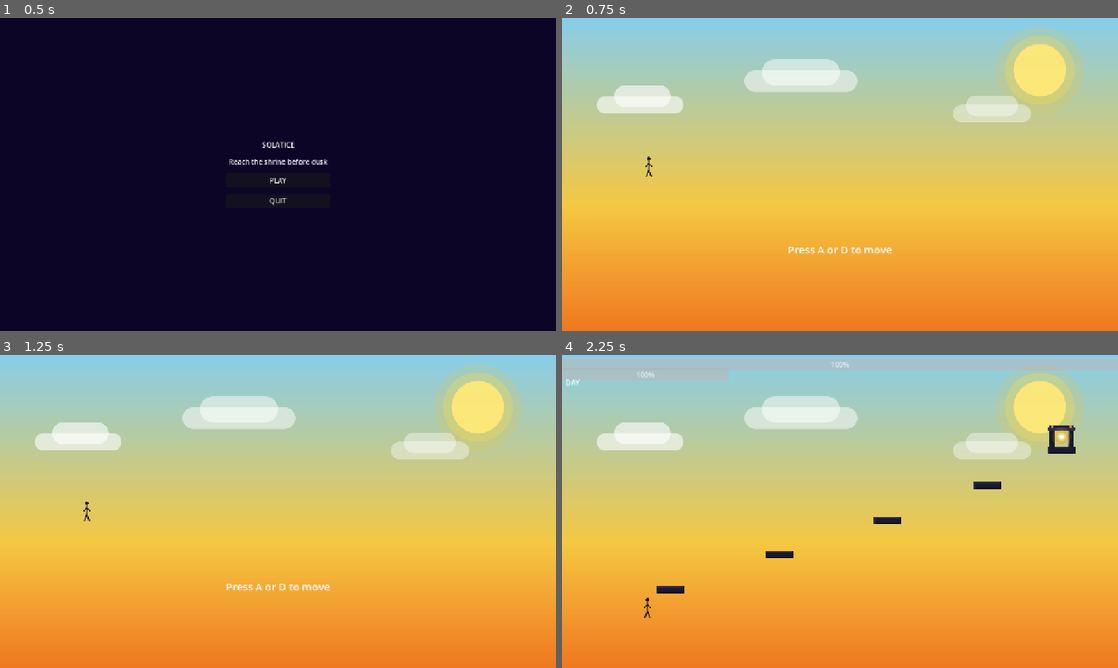
Above: before the commit, frames 1-4 (two rows, left to right).
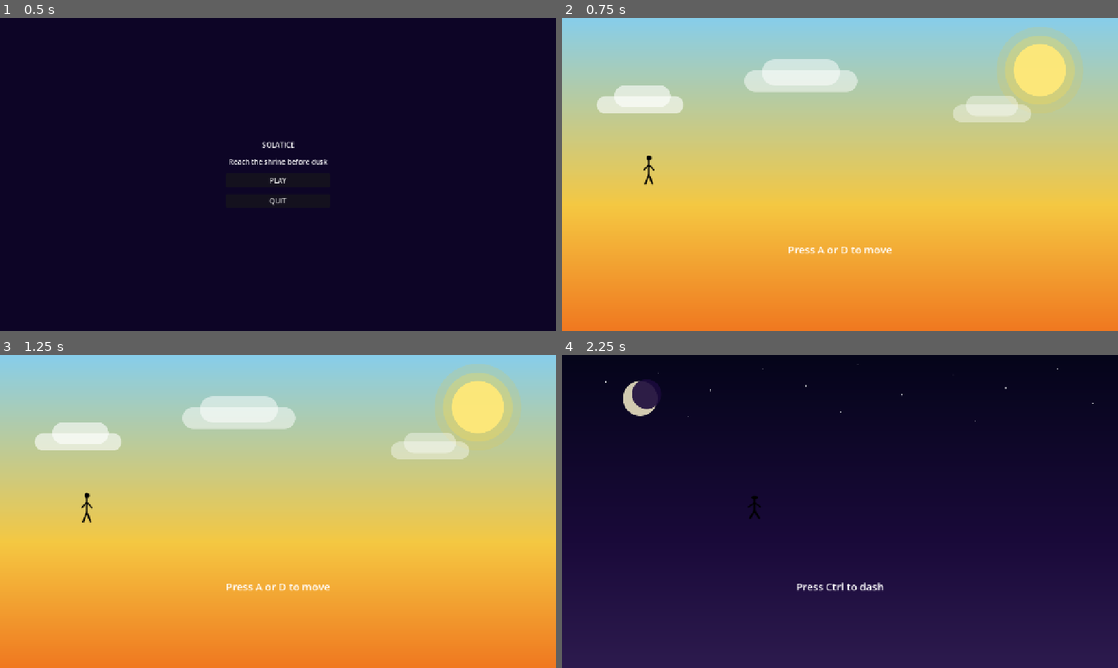
Above: after the commit, the same moments.

Repository: jchildree/Solatice-Gam-Jam-26
Game: Godot game, scene res://scenes/main_menu.tscn
The game is run twice, just before and just after one commit, with the same random seed, the same clock (stepped at 60 frames per second) and the same inputs.
Inputs:
- Up to frame 1 (0.5 s): no input
- Up to frame 2 (0.75 s): click "PLAY" at 0.5 s
- Up to frame 3 (1.25 s): no input
- Up to frame 4 (2.25 s): tap A (move_left) at 1.25 s; hold D (move_right) from 1.28 s (still down); tap Shift (dash, bound only after the commit) at 1.35 s; tap Space (jump) at 1.52, 1.82 s; tap Ctrl (dash, bound only before the commit) at 1.55, 2.1 s; tap E (toggle) at 2 s

Frame 1 is identical in both runs. In frame 2, less than 0.1% of the frame differs, in the area x 14-17%, y 44-54%; in frame 3, less than 0.1%; in frame 4, 100%, in the area x 0-100%, y 0-100%.

Commit message:
feat(player): resize player, add tween animations, remap dash to Ctrl
- CapsuleShape2D radius 10->16, height 48->64 in game.tscn and tutorial.tscn
- Sprite2D scale Vector2(1.5,1.5) on Player in both scenes
- Running bob tween (+/-4px vertical oscillation while moving on floor)
- Jump squash/stretch on floor and wall jump
- Land squash/stretch on landing
- reset() clears tween state and restores BASE_SCALE
- Dash remapped from Shift to Ctrl in project.godot and tutorial prompt

Diff:
--- a/project.godot
+++ b/project.godot
@@ -57,7 +57,7 @@
 }
 dash={
 "deadzone": 0.5,
-"events": [Object(InputEventKey,"resource_local_to_scene":fa …(146 unchanged characters)… se,"keycode":0,"physical_keycode":4194326,"key_label":0,"unicode":0,"location":0,"echo":false,"script":null)
+"events": [Object(InputEventKey,"resource_local_to_scene":fa …(146 unchanged characters)… se,"keycode":0,"physical_keycode":4194325,"key_label":0,"unicode":0,"location":0,"echo":false,"script":null)
 ]
 }
 toggle={
--- a/scenes/game.tscn
+++ b/scenes/game.tscn
@@ -8,8 +8,8 @@
 [ext_resource type="Script" path="res://scripts/background.gd" id="6_bg01"]
 
 [sub_resource type="CapsuleShape2D" id="CS_player"]
-radius = 10.0
-height = 48.0
+radius = 16.0
+height = 64.0
 
 [node name="Game" type="Node2D"]
 script = ExtResource("1_game01")
@@ -29,6 +29,7 @@
 shape = SubResource("CS_player")
 
 [node name="Sprite2D" type="Sprite2D" parent="Player"]
+scale = Vector2(1.5, 1.5)
 texture = ExtResource("5_spr01")
 
 [node name="DuskTimer" type="Node" parent="." groups=["dusk_timer"]]
--- a/scenes/tutorial.tscn
+++ b/scenes/tutorial.tscn
@@ -7,8 +7,8 @@
 [ext_resource type="Texture2D" path="res://assets/sprites/stickman.svg" id="5_spr"]
 
 [sub_resource type="CapsuleShape2D" id="CS_player"]
-radius = 10.0
-height = 48.0
+radius = 16.0
+height = 64.0
 
 [sub_resource type="RectangleShape2D" id="RS_floor"]
 size = Vector2(1280.0, 32.0)
@@ -36,6 +36,7 @@
 shape = SubResource("CS_player")
 
 [node name="Sprite2D" type="Sprite2D" parent="Player"]
+scale = Vector2(1.5, 1.5)
 texture = ExtResource("5_spr")
 
 [node name="DuskTimer" type="Node" parent="." groups=["dusk_timer"]]
--- a/scripts/player.gd
+++ b/scripts/player.gd
@@ -22,8 +22,12 @@
 const JUMP_BUFFER_TIME = 0.1
 const JUMP_RELEASE_GRAVITY_MULT = 3.0
 const WALL_JUMP_LOCKOUT_TIME = 0.15
-const APEX_GRAVITY_MULT = 0.2
+const APEX_GRAVITY_MULT = 0.69
 const APEX_THRESHOLD = 80.0
+const BASE_SCALE = Vector2(1.5, 1.5)
+
+var _run_tween: Tween
+var _running: bool = false
 
 func _physics_process(delta: float) -> void:
 	if is_on_floor():
@@ -57,12 +61,14 @@
 		if jump_buffer_timer > 0:
 			if coyote_timer > 0:
 				velocity.y = JUMP_VELOCITY
+				_on_jump()
 				coyote_timer = 0.0
 				jump_buffer_timer = 0.0
 				AudioManager.play_sfx("jump")
 			elif is_on_wall():
 				var normal = get_wall_normal()
 				velocity = Vector2(normal.x * WALL_JUMP_H, WALL_JUMP_V)
+				_on_jump()
 				jump_buffer_timer = 0.0
 				wall_jump_lockout = WALL_JUMP_LOCKOUT_TIME
 				AudioManager.play_sfx("jump")
@@ -72,8 +78,15 @@
 
 	move_and_slide()
 
+	var moving_on_floor = is_on_floor() and abs(velocity.x) > 10.0
+	if moving_on_floor:
+		_start_run_tween()
+	else:
+		_stop_run_tween()
+
 	if not _was_on_floor and is_on_floor():
 		AudioManager.play_sfx("land")
+		_on_land()
 	_was_on_floor = is_on_floor()
 
 func reset() -> void:
@@ -85,6 +98,45 @@
 	coyote_timer = 0.0
 	jump_buffer_timer = 0.0
 	_was_on_floor = true
+	if _run_tween:
+		_run_tween.kill()
+		_run_tween = null
+	_running = false
+	$Sprite2D.scale = BASE_SCALE
+	$Sprite2D.position.y = 0.0
+
+func _start_run_tween() -> void:
+	if _running:
+		return
+	_running = true
+	if _run_tween:
+		_run_tween.kill()
+	_run_tween = create_tween().set_loops()
+	_run_tween.tween_property($Sprite2D, "position:y", -4.0, 0.1)
+	_run_tween.tween_property($Sprite2D, "position:y", 4.0, 0.1)
+
+func _stop_run_tween() -> void:
+	if not _running:
+		return
+	_running = false
+	if _run_tween:
+		_run_tween.kill()
+		_run_tween = null
+	create_tween().tween_property($Sprite2D, "position:y", 0.0, 0.08)
+
+func _on_jump() -> void:
+	_stop_run_tween()
+	$Sprite2D.position.y = 0.0
+	var t = create_tween()
+	t.tween_property($Sprite2D, "scale", BASE_SCALE * Vector2(0.75, 1.3), 0.07)
+	t.tween_property($Sprite2D, "scale", BASE_SCALE, 0.1)
+
+func _on_land() -> void:
+	_stop_run_tween()
+	$Sprite2D.position.y = 0.0
+	var t = create_tween()
+	t.tween_property($Sprite2D, "scale", BASE_SCALE * Vector2(1.3, 0.75), 0.06)
+	t.tween_property($Sprite2D, "scale", BASE_SCALE, 0.1)
 
 func _handle_dash(delta: float) -> void:
 	if dash_cooldown_timer > 0:
--- a/scripts/tutorial.gd
+++ b/scripts/tutorial.gd
@@ -3,7 +3,7 @@
 const STEPS = [
 	{ "actions": ["move_left", "move_right"], "prompt": "Press A or D to move" },
 	{ "actions": ["jump"], "prompt": "Press Space to jump" },
-	{ "actions": ["dash"], "prompt": "Press Shift to dash" },
+	{ "actions": ["dash"], "prompt": "Press Ctrl to dash" },
 	{ "actions": ["toggle"], "prompt": "Press E to toggle day and night" },
 ]
 
Not shown, changed: CLAUDE.md
